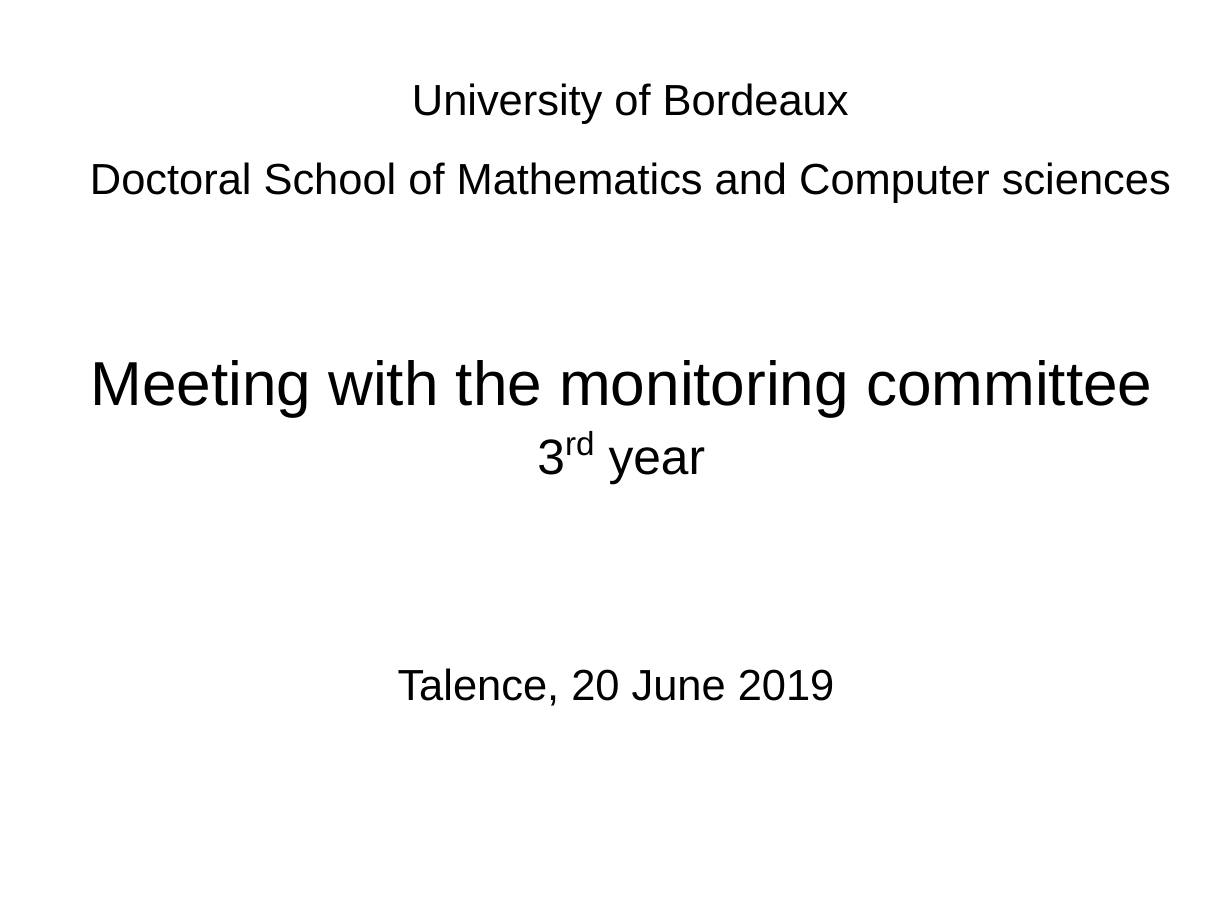
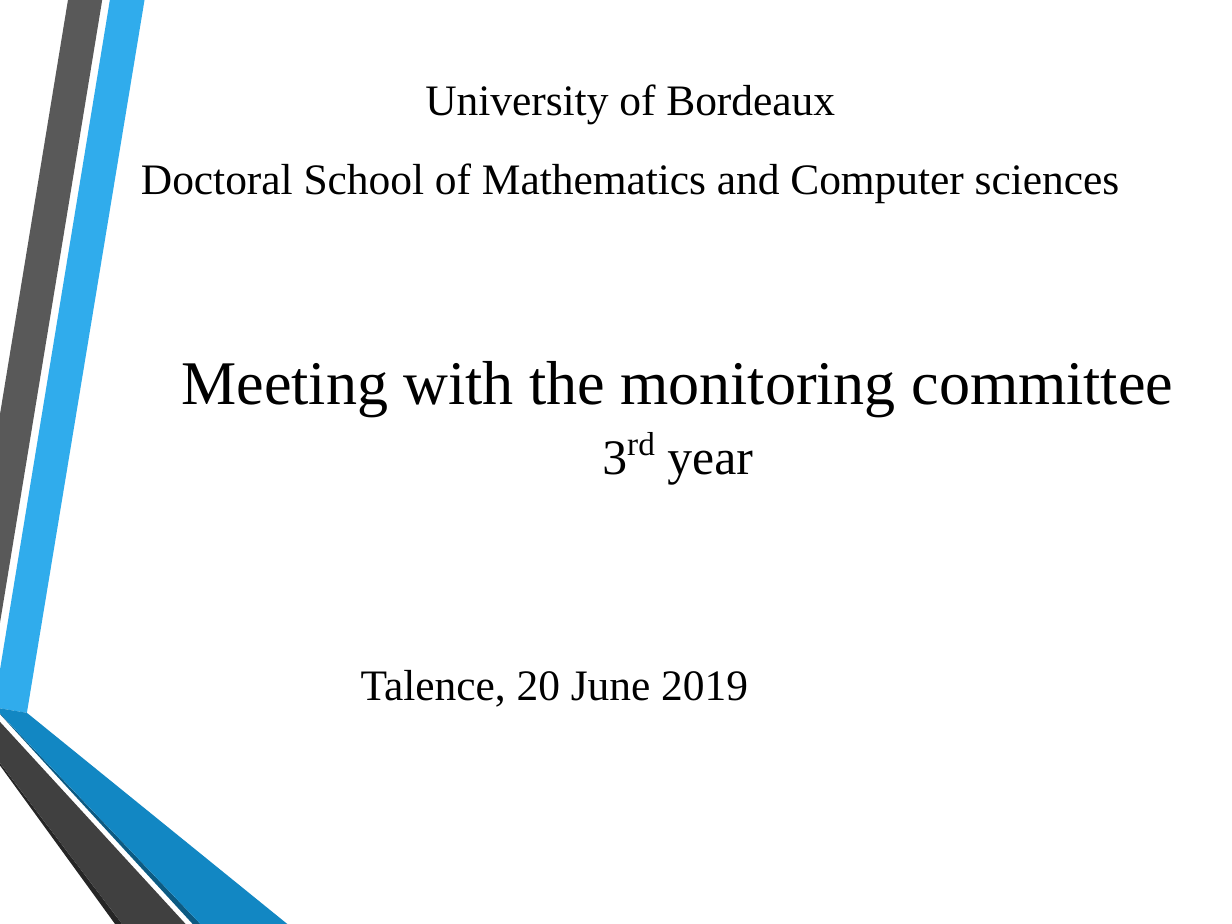
Before and after one commit to linhlevandlu/Presentation, a slide deck: slide 1 of EDMI/comite_suivi/3e anne/comite_suivi_3nd.odp. Drawn at 1232x924 pixels with LibreOffice and Linux fonts; fonts in the diff are those of the drawing; background and template pictures are left out. Boxes give left, top, right and bottom in pixels: in the first picture for what was removed or moved away, otherwise in the second. Text is boxed around its words. In the diff, an @@ line names an element or a change of style, - is before the commit and + after.

```diff
--- a/EDMI/comite_suivi/3e anne/comite_suivi_3nd.odp
+++ b/EDMI/comite_suivi/3e anne/comite_suivi_3nd.odp
@@ title "Meeting with the monitoring committee ...": place and size @@
-title "Meeting with the monitoring committee ..." at (91,360,1152,484)
+title "Meeting with the monitoring committee ..." at (182,361,1174,485)
@@ font Arial to Times New Roman in 3 elements at (141,84,1120,202), (182,361,1174,485), (361,670,748,707) @@
@@ subtitle "Talence, 20 June 2019": place and size @@
-subtitle "Talence, 20 June 2019" at (398,668,835,706)
+subtitle "Talence, 20 June 2019" at (361,670,748,707)
@@ group added at (0,0,287,924): 6 freeform shapes @@
```
Also in this commit, not shown: 17 other slides changed, 1 other file.
